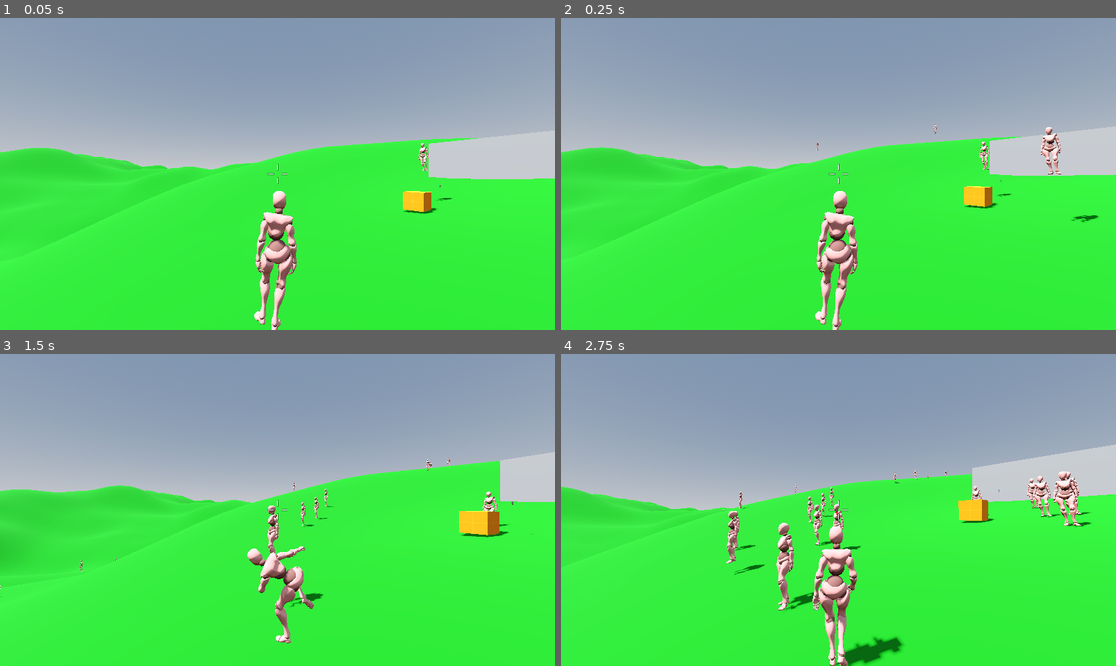
Above: before the commit, frames 1-4 (two rows, left to right).
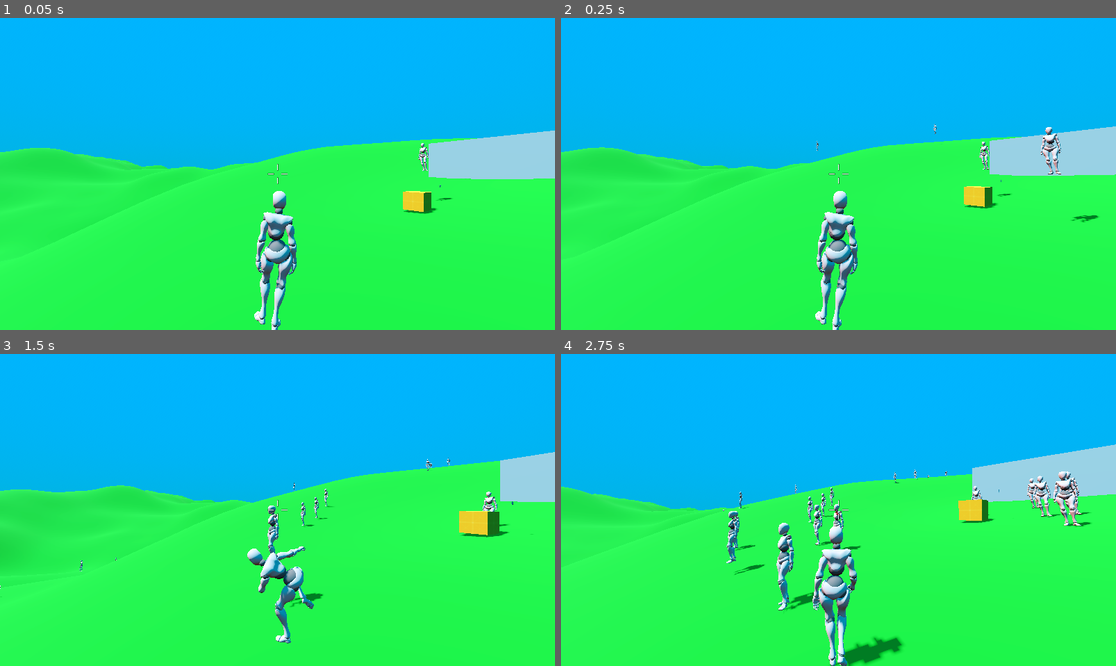
Above: after the commit, the same moments.

Repository: ek-94/godot-prototypes
Game: Godot game, scene res://scenes/main.tscn
Same seed, same stepped clock (60 frames per second), same inputs: the game is played once before the commit and once after it.
Inputs (mouse positions are in pixels of both pictures, inside the frame that each line leads up to):
- Up to frame 1 (0.05 s): no input
- Up to frame 2 (0.25 s): no input
- Up to frame 3 (1.5 s): tap Enter (ui_accept) at 0.5, 0.77 s; move the mouse to (305, 510) at 0.52 s; hold W (forward) from 0.53 s (still down); click (305, 510) at 0.6 s; move the mouse to (249, 510) at 1.27 s; tap Shift (sprint) at 1.35 s
- Up to frame 4 (2.75 s): keep holding W (forward); tap Enter (ui_accept) at 1.52 s; move the mouse to (849, 503) at 2.02 s; tap G (throw_grenade) at 2.1 s

The runs differ from the first frame. In frame 1, 47% of the frame differs, in the area x 0-100%, y 0-100%; in frame 2, 47%; in frame 3, 44%; in frame 4, 47%.

Commit message:
Fix skybox

Diff:
--- a/core-survival/scenes/main.tscn
+++ b/core-survival/scenes/main.tscn
@@ -5,17 +5,19 @@
 [ext_resource type="Texture2D" uid="uid://c8upf6osvdwx5" path="res://assets/textures/grids/Orange/texture_05.png" id="2_jyhfs"]
 [ext_resource type="Script" uid="uid://c2cxabe1mc3h" path="res://scenes/mesh_instance_3d.gd" id="2_tefeu"]
 [ext_resource type="PackedScene" uid="uid://buuoqq0neool" path="res://scenes/player.tscn" id="3_tbgi4"]
-[ext_resource type="PackedScene" uid="uid://qw2tid071oqk" path="res://scenes/Shuriken.tscn" id="6_tefeu"]
+[ext_resource type="PackedScene" uid="uid://qw2tid071oqk" path="res://scenes/shuriken.tscn" id="6_tefeu"]
 
 [sub_resource type="ProceduralSkyMaterial" id="ProceduralSkyMaterial_1bvp3"]
-sky_horizon_color = Color(0.66224277, 0.6717428, 0.6867428, 1)
-ground_horizon_color = Color(0.66224277, 0.6717428, 0.6867428, 1)
+sky_top_color = Color(0, 0.5686275, 1, 1)
+sky_horizon_color = Color(2.9841065e-06, 0.56779665, 0.7666741, 1)
+ground_horizon_color = Color(0.26644552, 0.7517239, 0.7630501, 1)
 
 [sub_resource type="Sky" id="Sky_lquwl"]
 sky_material = SubResource("ProceduralSkyMaterial_1bvp3")
 
 [sub_resource type="Environment" id="Environment_7mycd"]
 background_mode = 2
+background_color = Color(0, 0, 0.8784314, 1)
 sky = SubResource("Sky_lquwl")
 tonemap_mode = 2
 sdfgi_enabled = true
